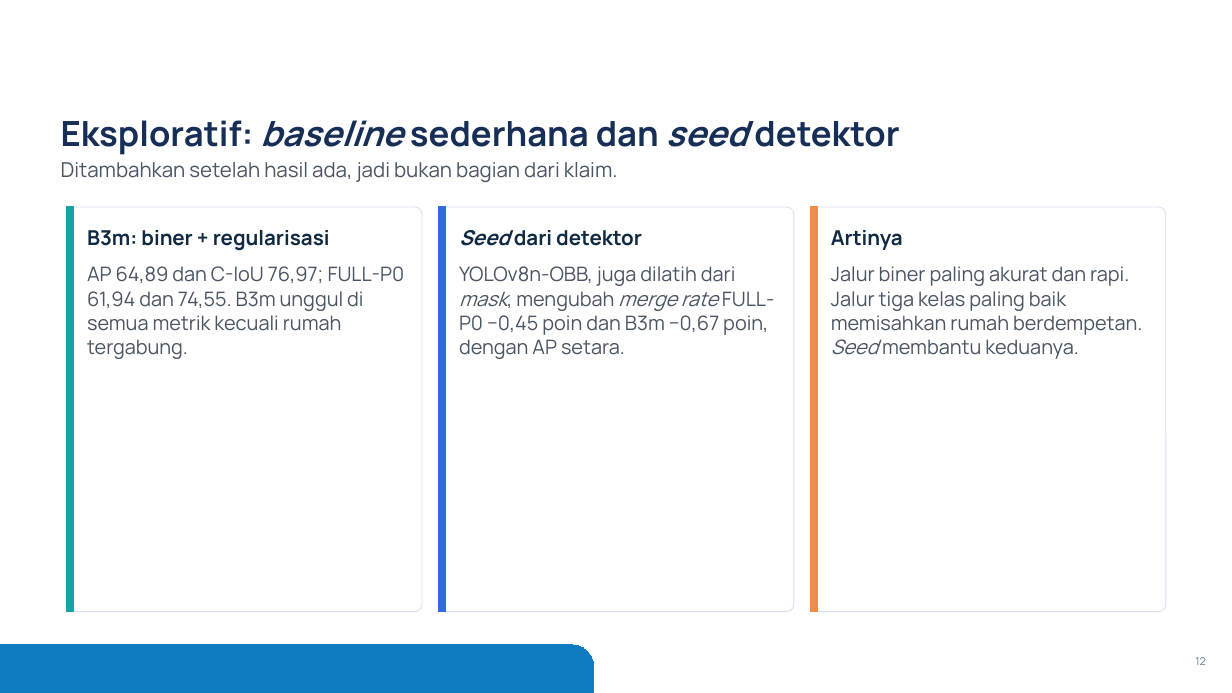
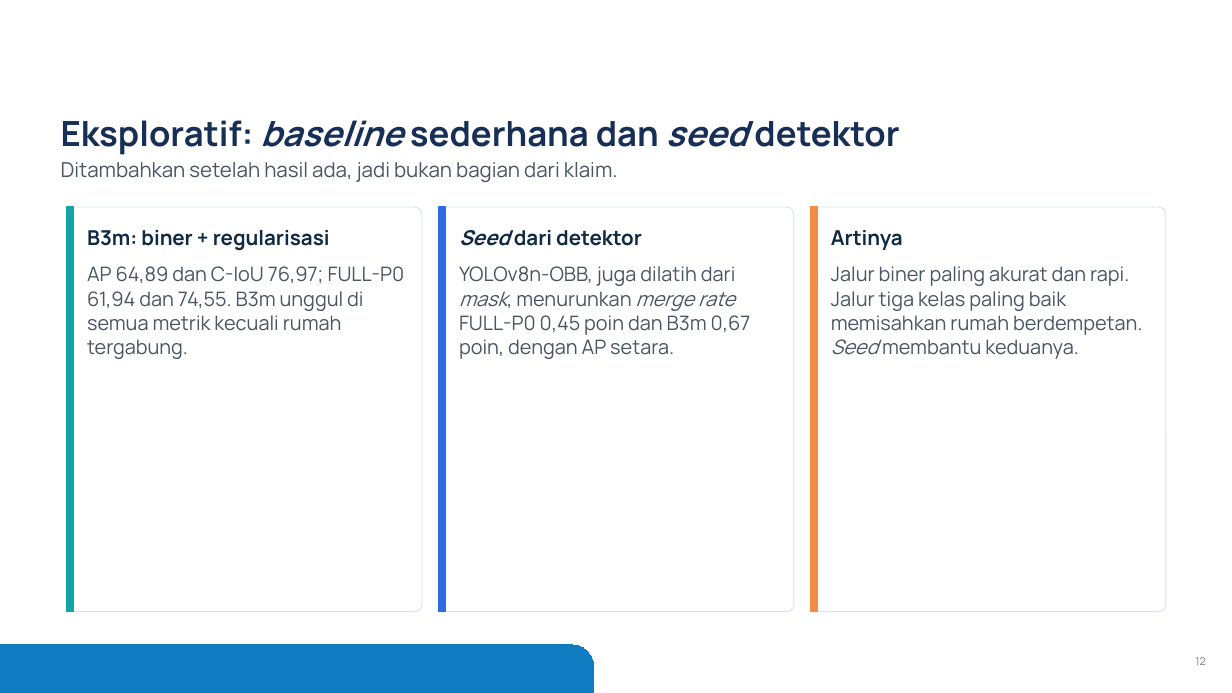
Before and after one commit to mahathirmuh/building-footprint-extraction, a slide deck: slide 12 of slides/densepoly.pptx. Drawn at 1232x693 pixels with LibreOffice and Linux fonts; fonts in the diff are those of the drawing; background and template pictures are left out. Boxes give left, top, right and bottom in pixels: in the first picture for what was removed or moved away, otherwise in the second. Text is boxed around its words. In the diff, an @@ line names an element or a change of style, - is before the commit and + after.

```diff
--- a/slides/densepoly.pptx
+++ b/slides/densepoly.pptx
@@ text at (459,266,751,359): text changed @@
-YOLOv8n-OBB, juga dilatih dari mask, mengubah merge rate FULL-P0 −0,45 poin dan B3m −0,67 poin, dengan AP setara.
+YOLOv8n-OBB, juga dilatih dari mask, menurunkan merge rate FULL-P0 0,45 poin dan B3m 0,67 poin, dengan AP setara.
```
Also in this commit, not shown: 2 other slides changed, 5 other files.
